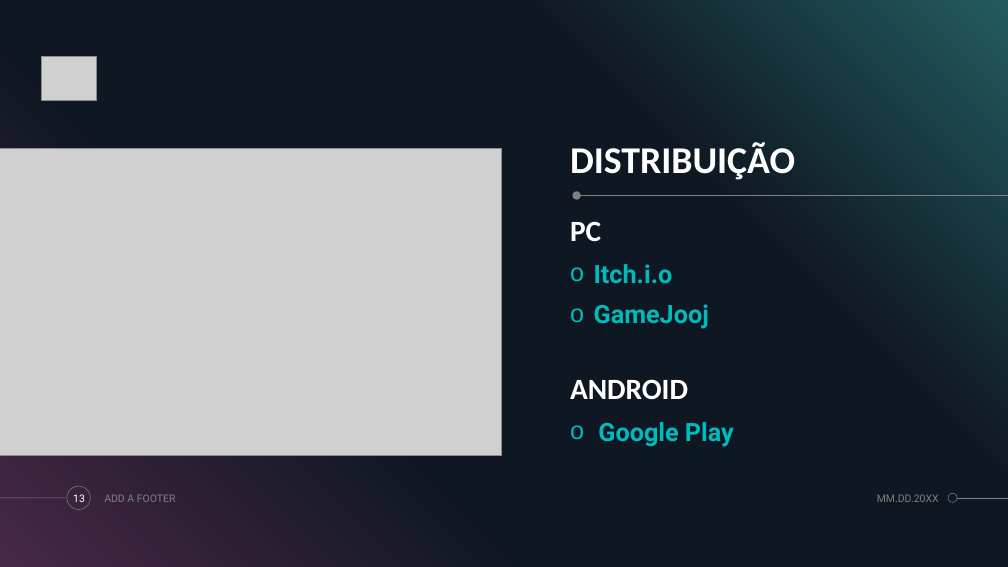
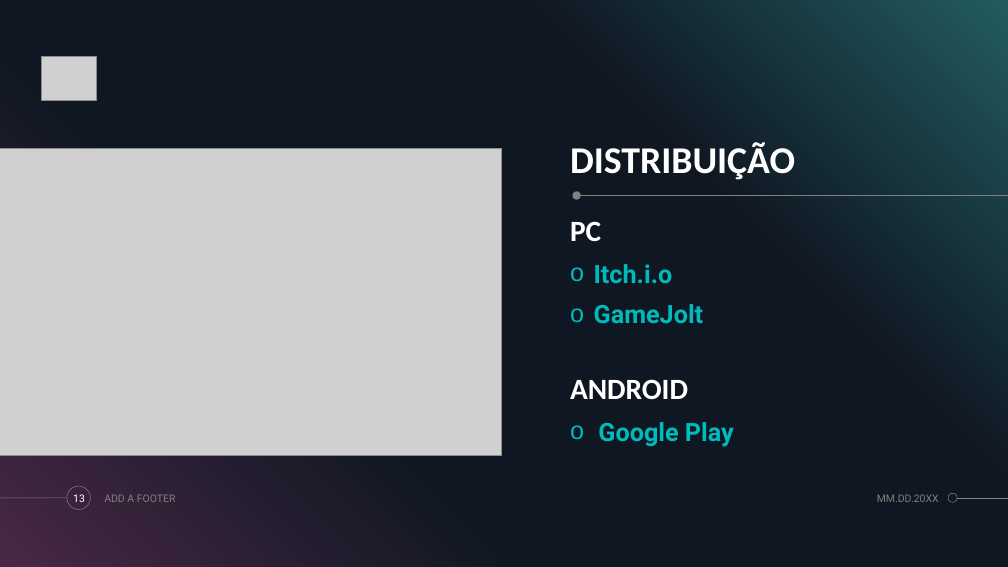
Before and after one commit to FeiraDaMusica/another-developer, a slide deck: slide 13 of Pitch.pptx. Drawn at 1008x567 pixels with LibreOffice and Linux fonts; fonts in the diff are those of the drawing; grey boxes stand for pictures. Boxes give left, top, right and bottom in pixels: in the first picture for what was removed or moved away, otherwise in the second. Text is boxed around its words. In the diff, an @@ line names an element or a change of style, - is before the commit and + after.

```diff
--- a/Pitch.pptx
+++ b/Pitch.pptx
@@ text at <box>594,304,704,323</box>: text changed @@
-o GameJooj
+o GameJolt
```
Also in this commit, not shown: 4 other slides changed.
